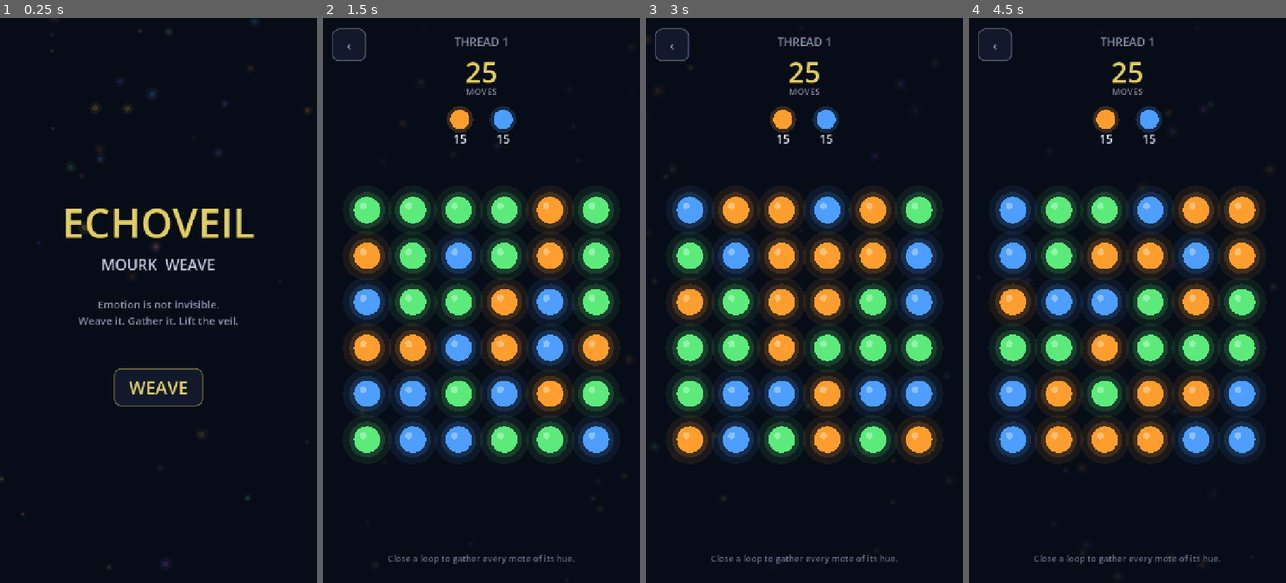
Above: before the commit, frames 1-4 (left to right).
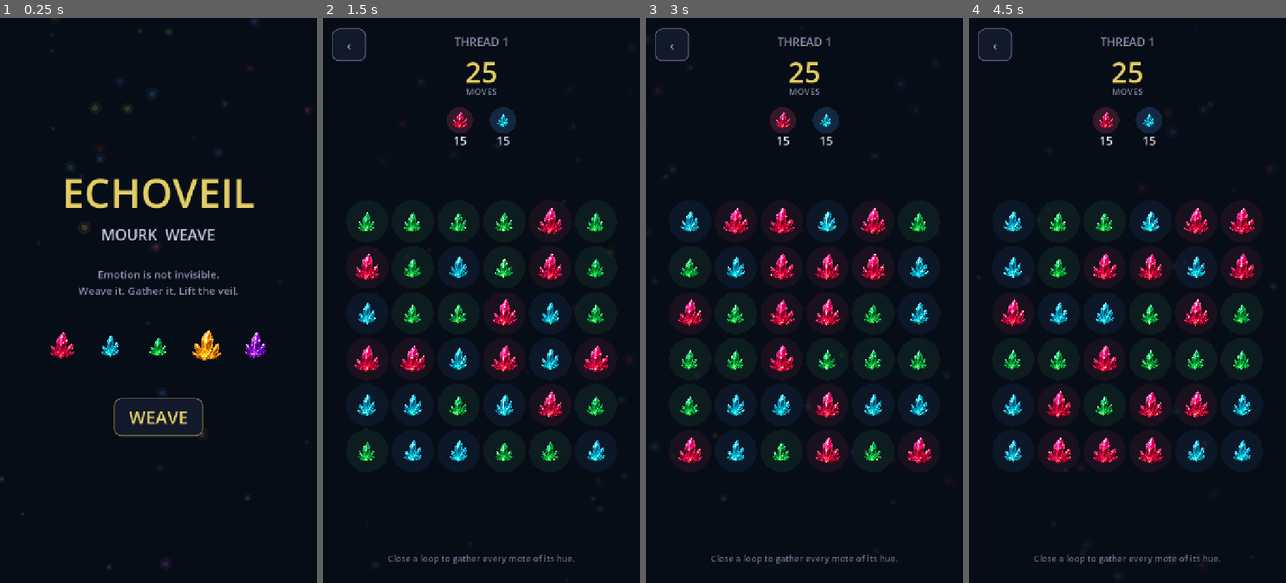
Above: after the commit, the same moments.

Repository: humeurworld-hash/fuse-drift
Game: Godot game, scene res://scenes/Menu.tscn
Two runs of this game, one before a commit and one after it. Both use one fixed random seed, a clock stepped at 60 frames per second and the inputs below.
Inputs:
- Up to frame 1 (0.25 s): no input
- Up to frame 2 (1.5 s): click "WEAVE" at 0.5 s; click "1" at 1.25 s
- Up to frame 3 (3 s): click "‹" at 2 s; click "1" at 2.75 s
- Up to frame 4 (4.5 s): click "‹" at 3.5 s; click "1" at 4.25 s

The runs differ from the first frame. In frame 1, 6.3% of the frame differs, in the area x 15-84%, y 28-75%; in frame 2, 22%; in frame 3, 23%; in frame 4, 23%, in the area x 8-92%, y 15-79%.

Commit message:
Fix touch input; Mourk crystal shard art for game pieces
Same changes as the echoveil-dots/ subfolder branch: background no
longer consumes touches, crystal shard art from Fuse: Mourk Run for
pieces, chips and title, softer halos, glowing thread, touch-driven
smoke test.

Co-Authored-By: Claude Fable 5 <noreply@anthropic.com>
Claude-Session: https://claude.ai/code/session_01GbJ5FdcyKN2fnKv4j382Ur

Diff:
--- a/scripts/dot.gd
+++ b/scripts/dot.gd
@@ -1,10 +1,12 @@
 extends Node2D
 class_name MourkDot
 
-# One mote of Mourk on the board. Drawn procedurally: soft glow + core.
-# Veiled motes are shrouded grey and cannot be woven until the veil is lifted.
+# One shard of Mourk on the board — drawn with the crystal art from
+# Fuse: Mourk Run, over a soft hue glow. Veiled shards are shrouded grey
+# and cannot be woven until the veil is lifted.
 
-const RADIUS := 30.0
+const RADIUS := 30.0    # logical pick radius (input feel)
+const ART := 96.0       # on-screen size of the crystal art
 
 var color_idx := 0
 var veiled := false
@@ -33,19 +35,17 @@
 
 
 func _draw() -> void:
+	var tex: Texture2D = G.SHARD_TEXTURES[color_idx]
+	var rect := Rect2(-ART * 0.5, -ART * 0.5, ART, ART)
 	if veiled:
-		var shroud := Color(0.14, 0.16, 0.22)
-		draw_circle(Vector2.ZERO, RADIUS * 1.08, shroud)
-		draw_arc(Vector2.ZERO, RADIUS * 1.08, 0.0, TAU, 40, G.VEIL_COLOR, 3.0)
-		var hint: Color = G.DOT_COLORS[color_idx]
-		hint.a = 0.18
-		draw_circle(Vector2.ZERO, RADIUS * 0.42, hint)
+		# Grey shroud: the crystal is visible but drained of feeling.
+		var shadow := Color(0, 0, 0, 0.35)
+		draw_circle(Vector2.ZERO, RADIUS * 1.15, shadow)
+		draw_texture_rect(tex, rect, false, Color(0.40, 0.42, 0.52, 0.85))
+		draw_arc(Vector2.ZERO, RADIUS * 1.25, 0.0, TAU, 40, G.VEIL_COLOR, 3.0)
 		return
-	var col: Color = G.DOT_COLORS[color_idx]
-	var glow := col
-	glow.a = 0.08
-	draw_circle(Vector2.ZERO, RADIUS * 1.85, glow)
-	glow.a = 0.16
-	draw_circle(Vector2.ZERO, RADIUS * 1.35, glow)
-	draw_circle(Vector2.ZERO, RADIUS, col)
-	draw_circle(Vector2(-RADIUS * 0.3, -RADIUS * 0.3), RADIUS * 0.26, Color(1, 1, 1, 0.35))
+	# Faint hue halo — just enough to lift the crystal off the dark veil.
+	var glow: Color = G.DOT_COLORS[color_idx]
+	glow.a = 0.07
+	draw_circle(Vector2.ZERO, RADIUS * 1.6, glow)
+	draw_texture_rect(tex, rect, false)
--- a/scripts/game.gd
+++ b/scripts/game.gd
@@ -50,7 +50,7 @@
 	var vp := get_viewport_rect().size
 	board_origin = Vector2(
 		(vp.x - (COLS - 1) * CELL) * 0.5,
-		vp.y * 0.34
+		vp.y * 0.36
 	)
 
 	_build_backdrop()
@@ -72,6 +72,9 @@
 	var bg := ColorRect.new()
 	bg.color = G.BG_COLOR
 	bg.set_anchors_preset(Control.PRESET_FULL_RECT)
+	# Critical: without this the full-screen rect consumes every touch
+	# before it can reach the board's _unhandled_input.
+	bg.mouse_filter = Control.MOUSE_FILTER_IGNORE
 	back.add_child(bg)
 	var motes := VeilMotes.new()
 	motes.modulate = Color(1, 1, 1, 0.5)
@@ -114,6 +117,8 @@
 func _unhandled_input(event: InputEvent) -> void:
 	if busy or game_over:
 		return
+	# Handle both touch and mouse: real devices send touch, desktop sends
+	# mouse; both may arrive when emulation is on, so handlers are idempotent.
 	if event is InputEventScreenTouch:
 		if event.pressed:
 			_start_drag(event.position)
@@ -121,9 +126,18 @@
 			_end_drag()
 	elif event is InputEventScreenDrag:
 		_update_drag(event.position)
+	elif event is InputEventMouseButton and event.button_index == MOUSE_BUTTON_LEFT:
+		if event.pressed:
+			_start_drag(event.position)
+		else:
+			_end_drag()
+	elif event is InputEventMouseMotion:
+		_update_drag(event.position)
 
 
 func _start_drag(pos: Vector2) -> void:
+	if dragging:
+		return
 	var cell := _cell_at(pos)
 	if cell.x < 0:
 		return
@@ -326,11 +340,11 @@
 	hud.add_child(chips)
 
 	for k in goals:
-		var chip := GoalChip.new(G.DOT_COLORS[k], false)
+		var chip := GoalChip.new(k, false)
 		chips.add_child(chip)
 		goal_chips[k] = chip
 	if level_def.veils > 0:
-		var vchip := GoalChip.new(G.VEIL_COLOR, true)
+		var vchip := GoalChip.new(0, true)
 		chips.add_child(vchip)
 		goal_chips["veils"] = vchip
 
@@ -482,44 +496,52 @@
 			return
 		var col: Color = G.DOT_COLORS[first.color_idx]
 		col = col.lightened(0.2)
-		col.a = 0.9 if game.loop_closed else 0.7
 		var pts := PackedVector2Array()
 		for cell in game.path:
 			pts.append(game._cell_pos(cell))
 		if game.dragging:
 			pts.append(game.drag_pos)
 		if pts.size() >= 2:
-			draw_polyline(pts, col, 10.0, true)
+			# Woven thread: wide soft aura + bright core.
+			var aura := col
+			aura.a = 0.35 if game.loop_closed else 0.22
+			draw_polyline(pts, aura, 26.0, true)
+			col.a = 0.95 if game.loop_closed else 0.8
+			draw_polyline(pts, col, 8.0, true)
 		for p in pts:
 			draw_circle(p, 6.0, col)
 
 
 class GoalChip extends Control:
-	var chip_color: Color
+	var color_idx := 0
 	var is_veil := false
 	var remaining := 0
 
-	func _init(p_color: Color, p_veil: bool) -> void:
-		chip_color = p_color
+	func _init(p_color_idx: int, p_veil: bool) -> void:
+		color_idx = p_color_idx
 		is_veil = p_veil
-		custom_minimum_size = Vector2(76, 92)
+		custom_minimum_size = Vector2(76, 96)
+		mouse_filter = Control.MOUSE_FILTER_IGNORE
 
 	func set_remaining(n: int) -> void:
 		remaining = n
 		queue_redraw()
 
 	func _draw() -> void:
-		var center := Vector2(size.x * 0.5, 30.0)
+		var center := Vector2(size.x * 0.5, 32.0)
+		var art := 58.0
+		var rect := Rect2(center.x - art * 0.5, center.y - art * 0.5, art, art)
 		if is_veil:
-			draw_circle(center, 22.0, Color(0.14, 0.16, 0.22))
-			draw_arc(center, 22.0, 0.0, TAU, 32, chip_color, 3.0)
+			var tex: Texture2D = G.SHARD_TEXTURES[color_idx]
+			draw_texture_rect(tex, rect, false, Color(0.40, 0.42, 0.52, 0.85))
+			draw_arc(center, 26.0, 0.0, TAU, 32, G.VEIL_COLOR, 3.0)
 		else:
-			var glow := chip_color
-			glow.a = 0.2
+			var glow: Color = G.DOT_COLORS[color_idx]
+			glow.a = 0.18
 			draw_circle(center, 30.0, glow)
-			draw_circle(center, 22.0, chip_color)
+			draw_texture_rect(G.SHARD_TEXTURES[color_idx], rect, false)
 		var done := remaining <= 0
 		var txt := "OK" if done else str(remaining)
 		var txt_col := Color(0.36, 0.92, 0.48) if done else Color(0.92, 0.93, 0.97)
-		draw_string(ThemeDB.fallback_font, Vector2(0, 84), txt,
+		draw_string(ThemeDB.fallback_font, Vector2(0, 88), txt,
 			HORIZONTAL_ALIGNMENT_CENTER, size.x, 26, txt_col)
--- a/scripts/global.gd
+++ b/scripts/global.gd
@@ -10,13 +10,22 @@
 
 # Emotion palette — Mourk hues.
 const DOT_COLORS := [
-	Color(1.00, 0.62, 0.18),   # Ember    — anger
+	Color(1.00, 0.30, 0.45),   # Ember    — anger
 	Color(0.30, 0.62, 1.00),   # Sorrow   — sadness
 	Color(0.36, 0.92, 0.48),   # Verdant  — calm
 	Color(0.98, 0.86, 0.35),   # Radiance — joy
 	Color(0.72, 0.42, 1.00),   # Umbral   — fear
 ]
 const DOT_NAMES := ["Ember", "Sorrow", "Verdant", "Radiance", "Umbral"]
+
+# Mourk shard art — the same crystals that appear in Fuse: Mourk Run.
+const SHARD_TEXTURES := [
+	preload("res://assets/shards/ember.png"),
+	preload("res://assets/shards/sorrow.png"),
+	preload("res://assets/shards/verdant.png"),
+	preload("res://assets/shards/radiance.png"),
+	preload("res://assets/shards/umbral.png"),
+]
 
 const VEIL_COLOR := Color(0.42, 0.46, 0.58)
 const GOLD := Color(0.90, 0.82, 0.40)
--- a/scripts/level_select.gd
+++ b/scripts/level_select.gd
@@ -7,6 +7,7 @@
 	var bg := ColorRect.new()
 	bg.color = G.BG_COLOR
 	bg.set_anchors_preset(Control.PRESET_FULL_RECT)
+	bg.mouse_filter = Control.MOUSE_FILTER_IGNORE
 	add_child(bg)
 
 	add_child(VeilMotes.new())
--- a/scripts/menu.gd
+++ b/scripts/menu.gd
@@ -7,6 +7,7 @@
 	var bg := ColorRect.new()
 	bg.color = G.BG_COLOR
 	bg.set_anchors_preset(Control.PRESET_FULL_RECT)
+	bg.mouse_filter = Control.MOUSE_FILTER_IGNORE
 	add_child(bg)
 
 	add_child(VeilMotes.new())
@@ -28,7 +29,24 @@
 	var tagline := UIH.make_label("Emotion is not invisible.\nWeave it. Gather it. Lift the veil.", 24, Color(0.55, 0.58, 0.70))
 	vbox.add_child(tagline)
 
-	vbox.add_child(_spacer(70))
+	vbox.add_child(_spacer(40))
+
+	# A row of the five Mourk shards.
+	var shard_row := HBoxContainer.new()
+	shard_row.alignment = BoxContainer.ALIGNMENT_CENTER
+	shard_row.add_theme_constant_override("separation", 14)
+	shard_row.mouse_filter = Control.MOUSE_FILTER_IGNORE
+	for tex in G.SHARD_TEXTURES:
+		var tr := TextureRect.new()
+		tr.texture = tex
+		tr.custom_minimum_size = Vector2(96, 96)
+		tr.expand_mode = TextureRect.EXPAND_IGNORE_SIZE
+		tr.stretch_mode = TextureRect.STRETCH_KEEP_ASPECT_CENTERED
+		tr.mouse_filter = Control.MOUSE_FILTER_IGNORE
+		shard_row.add_child(tr)
+	vbox.add_child(shard_row)
+
+	vbox.add_child(_spacer(50))
 
 	var play := UIH.make_button("WEAVE", 40)
 	play.size_flags_horizontal = Control.SIZE_SHRINK_CENTER
--- a/test_smoke.gd
+++ b/test_smoke.gd
@@ -73,6 +73,47 @@
 				count += 1
 	_check(count == 36, "board refilled after loop clear (%d)" % count)
 
+	# Input-driven weave: push real touch events through the viewport and
+	# verify they reach the board (guards against GUI eating touches).
+	var pair2 := []
+	for c in 6:
+		for r in 6:
+			var d = game.grid[c][r]
+			if d == null or d.veiled:
+				continue
+			var n = game._dot_at(Vector2i(c + 1, r))
+			if n != null and not n.veiled and n.color_idx == d.color_idx:
+				pair2 = [Vector2i(c, r), Vector2i(c + 1, r)]
+				break
+		if not pair2.is_empty():
+			break
+	_check(not pair2.is_empty(), "found a pair for touch test")
+	var moves_before2: int = game.moves_left
+	var press := InputEventScreenTouch.new()
+	press.index = 0
+	press.pressed = true
+	press.position = game._cell_pos(pair2[0])
+	game.get_viewport().push_input(press, true)
+	await get_tree().process_frame
+	_check(game.dragging, "touch press starts a drag")
+	var drag := InputEventScreenDrag.new()
+	drag.index = 0
+	drag.position = game._cell_pos(pair2[1])
+	game.get_viewport().push_input(drag, true)
+	await get_tree().process_frame
+	_check(game.path.size() == 2, "touch drag weaves second shard (%d)" % game.path.size())
+	var release := InputEventScreenTouch.new()
+	release.index = 0
+	release.pressed = false
+	release.position = game._cell_pos(pair2[1])
+	game.get_viewport().push_input(release, true)
+	await get_tree().process_frame
+	for i in 60:
+		if not game.busy:
+			break
+		await get_tree().process_frame
+	_check(game.moves_left == moves_before2 - 1, "touch release resolves the weave")
+
 	# Win/lose paths build their panels without erroring.
 	game._finish(false)
 	await get_tree().process_frame
Binary file added: assets/shards/ember.png
Binary file added: assets/shards/radiance.png
Binary file added: assets/shards/sorrow.png
Binary file added: assets/shards/umbral.png
Binary file added: assets/shards/verdant.png
Not shown, changed: README.md
